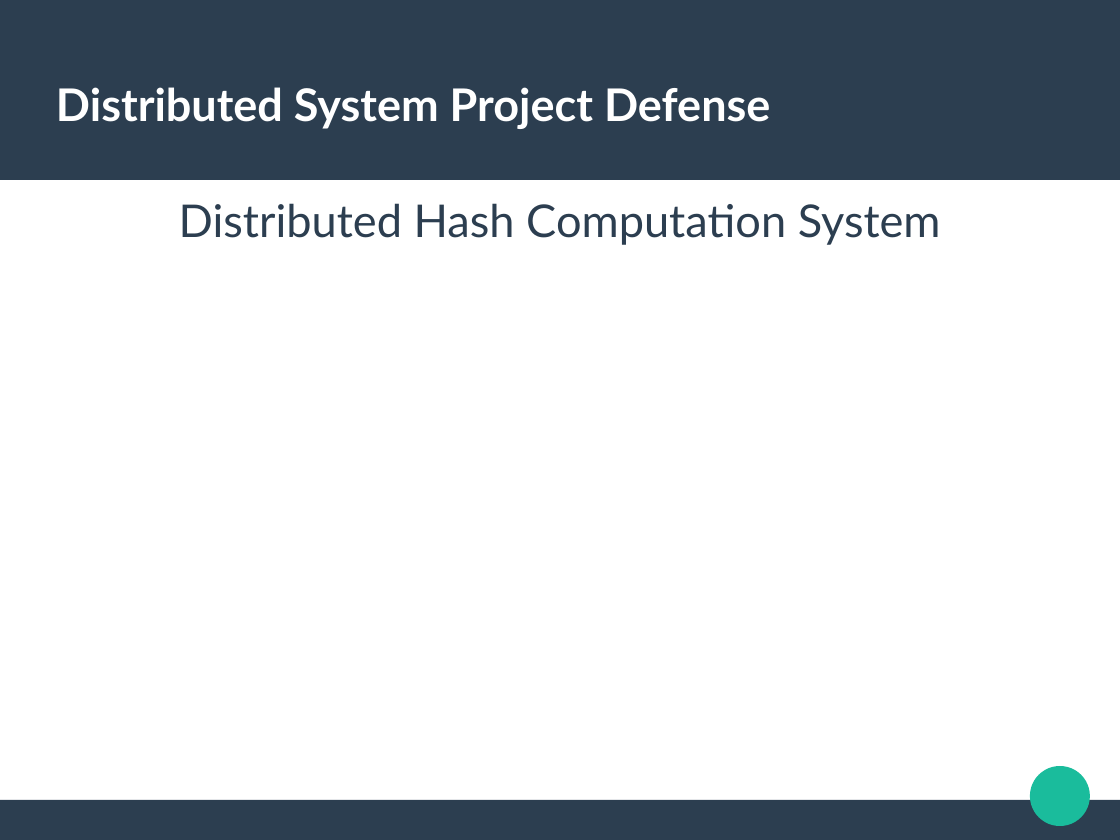
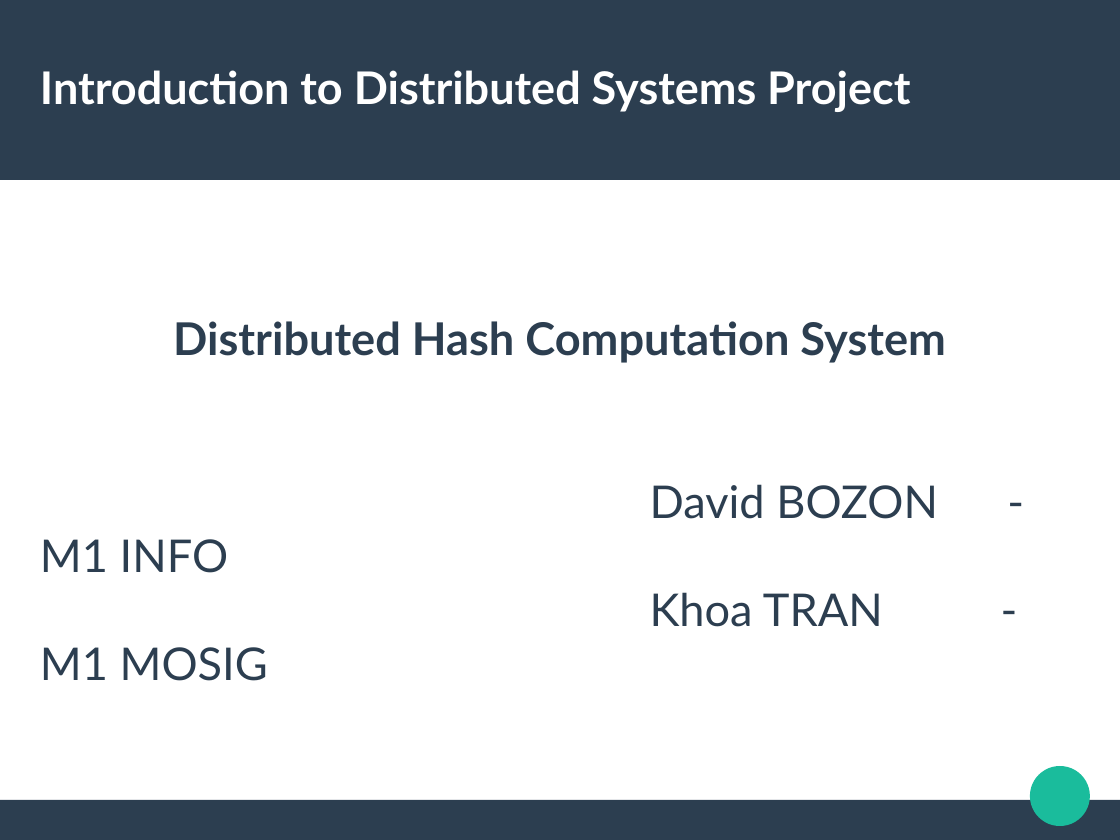
Before and after one commit to trandinhkhoa/distributed-system-project, a slide deck: slide 1 of presentation/defense.odp. Drawn at 1120x840 pixels with LibreOffice and Linux fonts; fonts in the diff are those of the drawing. Boxes give left, top, right and bottom in pixels: in the first picture for what was removed or moved away, otherwise in the second. Text is boxed around its words. In the diff, an @@ line names an element or a change of style, - is before the commit and + after.

```diff
--- a/presentation/defense.odp
+++ b/presentation/defense.odp
@@ title at <box>40,70,910,112</box>: text changed @@
-Distributed System Project Defense
+Introduction to Distributed Systems Project
@@ subtitle "Distributed Hash Computation System": place and size @@
-subtitle "Distributed Hash Computation System" at <box>179,203,941,245</box>
+subtitle "Distributed Hash Computation System" at <box>40,321,945,681</box>
@@ subtitle at <box>173,321,945,363</box>: bold on in "Distributed Hash Computation System" @@
@@ subtitle at <box>40,484,938,681</box>: paragraphs added @@
+David BOZON - M1 INFO
+Khoa TRAN - M1 MOSIG
```
Also in this commit, not shown: 3 other slides changed, 2 slides added, 2 slides removed, 7 other files.
